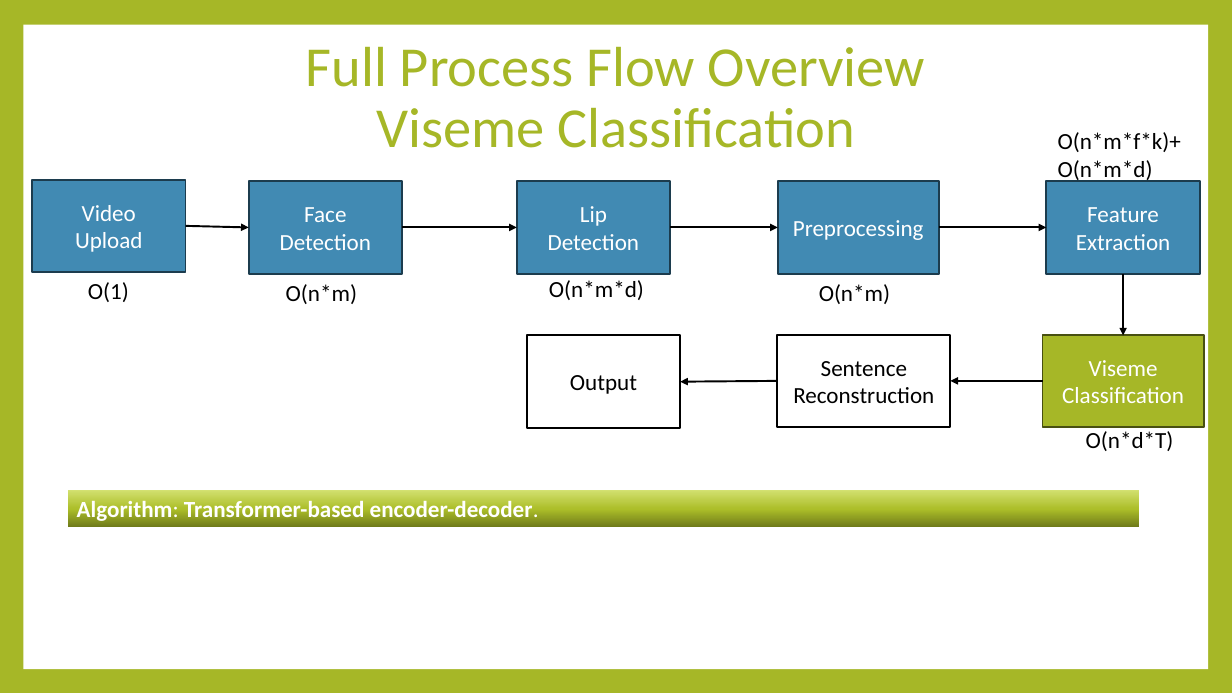
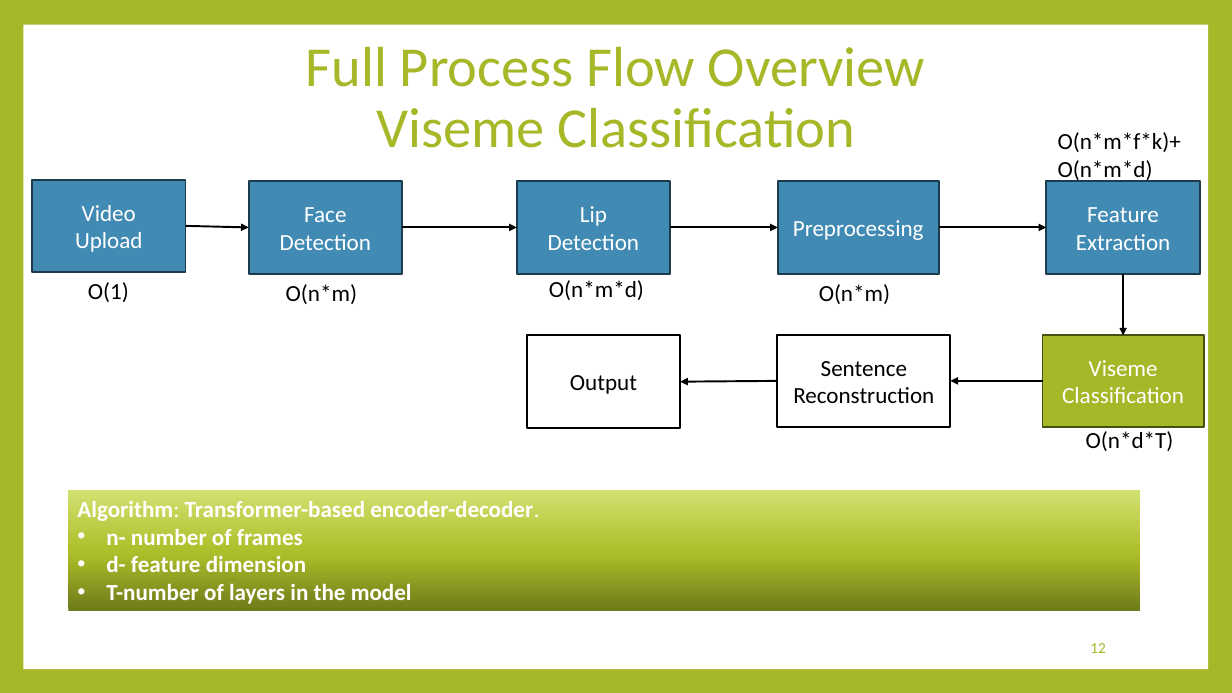
Before and after one commit to majdsalameh1211/VisoSpeak, a slide deck: slide 12 of Phase 1 Presentation.pptx (slide 15 before the commit). Drawn at 1232x693 pixels with LibreOffice and Linux fonts; fonts in the diff are those of the drawing. Boxes give left, top, right and bottom in pixels: in the first picture for what was removed or moved away, otherwise in the second. Text is boxed around its words. In the diff, an @@ line names an element or a change of style, - is before the commit and + after.

```diff
--- a/Phase 1 Presentation.pptx
+++ b/Phase 1 Presentation.pptx
@@ rectangle "Algorithm: Transformer-based encoder-decoder.": place and size @@
-rectangle "Algorithm: Transformer-based encoder-decoder." at [67, 490, 1140, 527]
+rectangle "Algorithm: Transformer-based encoder-decoder." at [68, 490, 1141, 611]
@@ text in rectangle at [106, 529, 412, 604]: paragraphs added @@
+• n- number of frames
+• d- feature dimension
+• T-number of layers in the model
@@ page number added at [1090, 643, 1106, 653], 12 pt, text #A6B727 @@
+12
```
Also in this commit, not shown: 20 other slides changed, 2 slides added, 5 slides removed.
